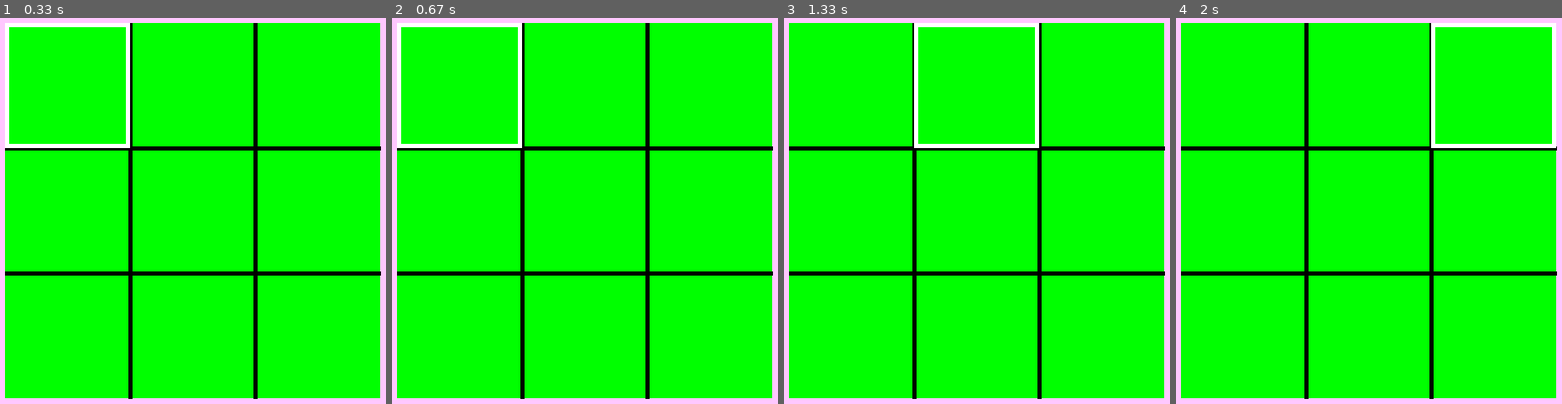
Above: before the commit, frames 1-4 (left to right).
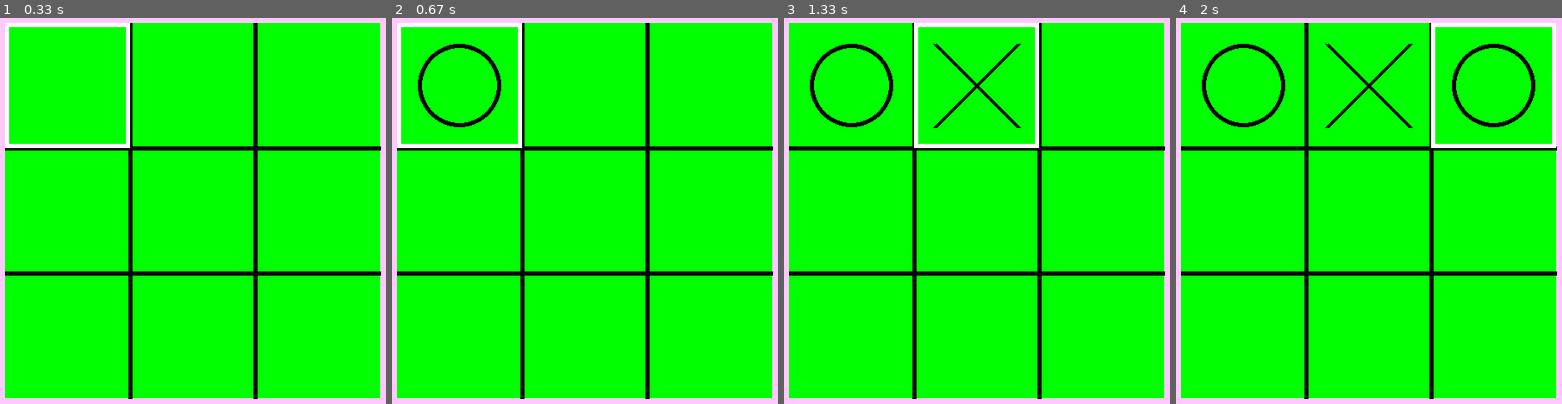
Above: after the commit, the same moments.

Repository: soaringwombat/pygame_oxgame
Game: pygame game, started from test.py
Same seed, same stepped clock (60 frames per second), same inputs: the game is played once before the commit and once after it.
Inputs:
- Up to frame 1 (0.33 s): no input
- Up to frame 2 (0.67 s): tap Space at 0.33 s
- Up to frame 3 (1.33 s): hold Right 0.67-1.13 s; tap Space at 0.73, 1.03 s
- Up to frame 4 (2 s): hold Right 1.5-1.97 s; tap Space at 1.57, 1.87 s

Frame 1 is identical in both runs. In frame 2, 0.7% of the frame differs, in the area x 6-29%, y 6-29%; in frame 3, 1.2%; in frame 4, 1.8%, in the area x 6-94%, y 6-29%.

Commit message:
:sparkles: [add]〇と×の表示機能を追加
ボードの描画に〇と×を表示する機能を追加した

Diff:
--- a/test.py
+++ b/test.py
@@ -21,6 +21,19 @@
 player = 1  # 1:○ 2:×
 px = 0  # プレイヤーの位置
 py = 0
+
+
+# ○の表示
+def draw_circle(x, y):
+    pygame.draw.circle(screen, black, (x * 150 + 250, y * 150 + 150), 50, 5)
+
+
+# ×の表示
+def draw_x(x, y):
+    pygame.draw.line(screen, black, (x * 150 + 200, y * 150 + 100),
+                     (x * 150 + 300, y * 150 + 200), 5)
+    pygame.draw.line(screen, black, (x * 150 + 200, y * 150 + 200),
+                     (x * 150 + 300, y * 150 + 100), 5)
 
 
 # キー入力を処理
@@ -68,12 +81,22 @@
         # 画面を背景色でクリア
         screen.fill(back)
 
-        # ボードの描画
+        # ボード背景の描画
         pygame.draw.rect(screen, Green, (175, 75, 450, 450))
         pygame.draw.line(screen, black, (325, 75), (325, 525), 5)
         pygame.draw.line(screen, black, (475, 75), (475, 525), 5)
         pygame.draw.line(screen, black, (175, 225), (625, 225), 5)
         pygame.draw.line(screen, black, (175, 375), (625, 375), 5)
+
+
+        # ボードの描画
+        for x in range(3):
+            for y in range(3):
+                if board_status[y][x] == 1:
+                    draw_circle(x, y)
+                elif board_status[y][x] == 2:
+                    draw_x(x, y)
+
 
         # 選択中のマスを描画
         pygame.draw.rect(screen, white,
